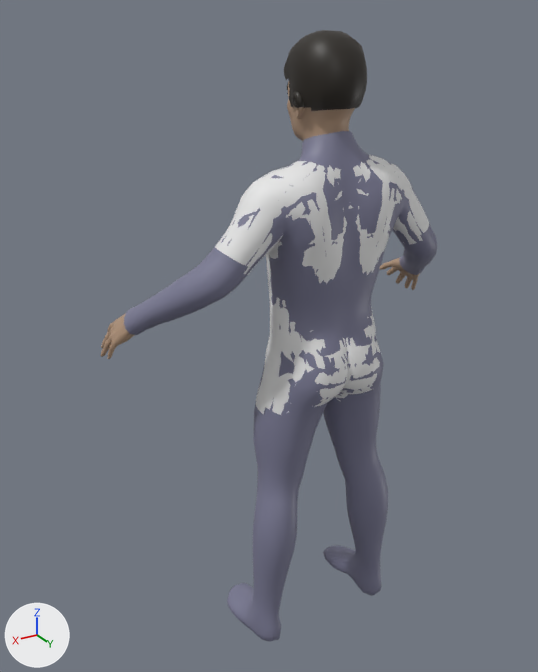
The glTF model godot/assets/humans/man_00.glb: old version first, new version second.
The view is the same before and after, from a 50 mm lens placed at (1.064, 1.465, 1.7), pointed at (0.072, -0.188, 0.874). Arrows for +X, +Y and +Z are at lower left; the lights stay in place. The older version comes first. Vertices at exactly the same position are counted once.

The scene before the commit, as lines of its bpy script (objects in view):
```python
me_base_001 = bpy.data.meshes.new('base.001')
me_base_001.from_pydata(...)  # 2232 vertices, 4316 faces; spans x -0.311..0.311, y -0.152..0.102, z 0.733..1.391
me_base_001.materials.append(mat_top)  # white #e7e7e7
me_base_002 = bpy.data.meshes.new('base.002')
me_base_002.from_pydata(...)  # 2674 vertices, 5300 faces; spans x -0.487..0.487, y -0.237..0.102, z -0.009..1.454
me_base_002.materials.append(mat_lower)  # greyish blue #7c7c95
me_base_003 = bpy.data.meshes.new('base.003')
me_base_003.from_pydata(...)  # 697 vertices, 1244 faces; spans x -0.094..0.094, y -0.151..0.059, z 1.499..1.67
me_base_003.materials.append(mat_hair)  # black #272119
ob_hair = bpy.data.objects.new('hair', me_base_003)
ob_hair.location = (0.0, 0.0, 0.0)
ob_lower = bpy.data.objects.new('lower', me_base_002)
ob_lower.location = (0.0, 0.0, 0.0)
ob_top = bpy.data.objects.new('top', me_base_001)
ob_top.location = (0.0, 0.0, 0.0)
# also in view: 'body' at (0.0, -0.128, 0.824)
```
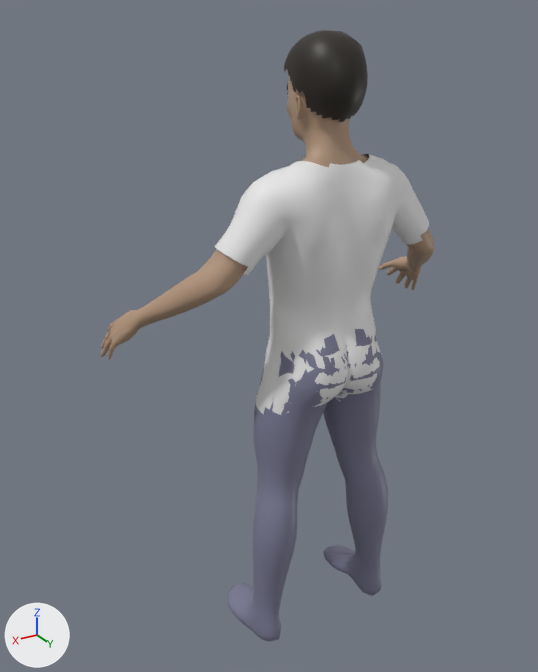
Where the change shows, as pixel boxes [x1, y1, x2, y2] in the pictures (538 x 672 px):
'lower', reshaped (48% narrower, 39% shorter)
    before: [124, 131, 437, 642]
    after: [227, 329, 388, 642]
'hair', reshaped (13% taller)
    before: [284, 30, 367, 111]
    after: [283, 30, 368, 122]
part 1 of me_base_003, reshaped
    before: [284, 53, 367, 111]
    after: [283, 53, 368, 122]
part 2 of me_base_002, cut back
    before: [124, 131, 437, 365]
    after: [321, 329, 371, 365]
'body', unchanged, uncovered by the edit
    before: [101, 81, 420, 359]
    after: [101, 76, 434, 359]

The edits, one by one:
me_base_003 is used by ob_hair; location (0.0, 0.0, 0.0).
me_base_003 had 697 vertices, 1244 faces and spanned x -0.094..0.094, y -0.151..0.059, z 1.499..1.67.
me_base_003 now has 318 vertices, 552 faces and spans x -0.087..0.087, y -0.163..0.06, z 1.474..1.67.
me_base_003 part 1: 2 vertices moved within x -0.076..0.076, y -0.098, z 1.587; 641 vertices removed from x -0.094..0.094, y -0.151..0.059, z 1.499..1.641; 262 vertices added at x -0.087..0.087, y -0.163..0.06, z 1.474..1.642.
me_base_002 is used by ob_lower; location (0.0, 0.0, 0.0).
me_base_002 had 2674 vertices, 5300 faces and spanned x -0.487..0.487, y -0.237..0.102, z -0.009..1.454.
me_base_002 now has 1369 vertices, 2696 faces and spans x -0.246..0.246, y -0.208..0.102, z -0.009..0.964.
me_base_002 part 2: 1314 vertices removed from x -0.487..0.487, y -0.237..0.09, z 0.928..1.454; 9 vertices added at x -0.113..0.113, y -0.134..0.078, z 0.928..0.958.
